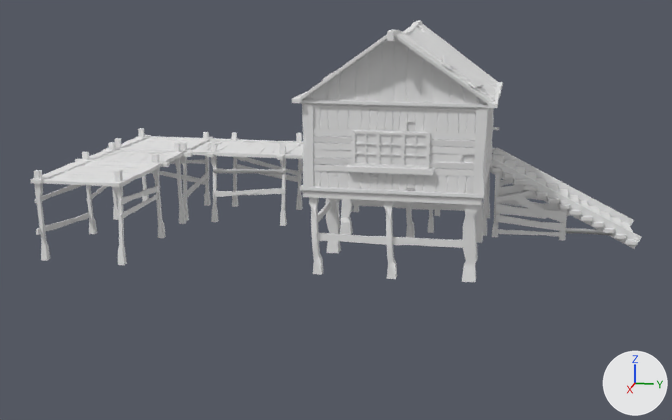
The FBX model Assets/Prefabs/Houses/Wooden_house_1.fbx, before and after one commit.
Camera for both pictures: a camera (50 mm lens) standing at (264.5, 48.6, 69.2) and looking at (24.7, 0.6, 9.3). Lighting does not change. The marker at lower right points along +X, +Y and +Z. Where no turn or scale is listed for an object, it has been applied to the vertices.

The first picture shows 'wooden_first floor_1', 'wooden_foundation_1', 'wooden_ladder_1', 'wooden_pier_1', 'wooden_pier_2', 'wooden_pier_3', 'wooden_pier_4', 'wooden_roof_1'.
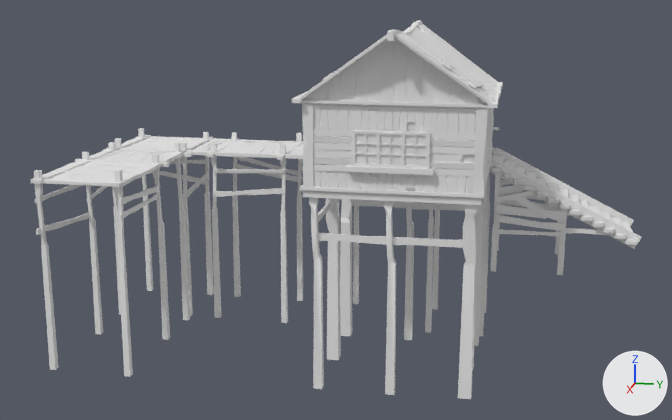
Commit message: mod: wooden_house_1

Pixel boxes [x1, y1, x2, y2] of what changed, in the pictures (672 x 420 px; the box of a moved part takes in the faces that stretch with it):
'wooden_foundation_1', reshaped: before [309, 197, 483, 282]; after [309, 197, 483, 399]
'wooden_pier_2', reshaped (90% taller): before [30, 142, 192, 265]; after [30, 142, 192, 377]
'wooden_ladder_1', reshaped (25% taller): before [489, 147, 641, 249]; after [489, 147, 641, 275]
'wooden_pier_3', reshaped (98% taller): before [186, 132, 353, 228]; after [186, 132, 352, 323]
'wooden_pier_1', reshaped (101% taller): before [106, 128, 213, 221]; after [106, 128, 214, 316]
'wooden_pier_4', reshaped (111% taller): before [341, 147, 495, 236]; after [341, 147, 495, 336]
part 1 of me_cube_330, moved or reshaped: before [353, 206, 490, 236]; after [353, 206, 490, 336]
part 2 of me_cube_425, moved or reshaped: before [313, 222, 483, 282]; after [313, 222, 482, 399]
part 3 of me_plane_050, moved or reshaped: before [204, 194, 211, 206]; after [204, 194, 214, 295]
part 4 of me_plane_050, moved or reshaped: before [185, 209, 189, 221]; after [185, 209, 193, 316]
part 5 of me_plane_050, moved or reshaped: before [142, 195, 149, 202]; after [143, 195, 153, 291]
part 6 of me_cube_421, moved or reshaped: before [296, 198, 353, 212]; after [297, 198, 352, 301]
part 7 of me_cube_421, moved or reshaped: before [280, 213, 340, 228]; after [280, 213, 340, 323]
part 8 of me_cube_421, moved or reshaped: before [232, 195, 239, 207]; after [232, 195, 241, 297]
part 9 of me_cube_421, moved or reshaped: before [211, 210, 219, 222]; after [212, 210, 222, 318]
part 10 of me_plane_039, moved or reshaped: before [89, 209, 186, 238]; after [89, 209, 190, 340]
part 11 of me_plane_039, moved or reshaped: before [118, 250, 127, 265]; after [118, 250, 133, 377]
part 12 of me_plane_039, moved or reshaped: before [41, 245, 50, 261]; after [41, 246, 59, 370]
part 13 of me_cube_325, moved or reshaped: before [492, 228, 498, 237]; after [491, 228, 498, 272]
part 14 of me_cube_325, moved or reshaped: before [557, 208, 561, 222]; after [555, 208, 561, 254]
part 15 of me_cube_325, moved or reshaped: before [559, 203, 567, 240]; after [557, 203, 567, 275]

Patch to the scene script:
```diff
--- a/Assets/Prefabs/Houses/Wooden_house_1.fbx.py
+++ b/Assets/Prefabs/Houses/Wooden_house_1.fbx.py
@@ me_plane_039 @@
 me_plane_039.from_pydata(...)  # 728 vertices, 1105 faces; spans x 9.9..56.5, y -72.4..-44.2, z 0.0..23.9
+# me_plane_039 part 10: all 16 vertices in x 10.9..29.3, y -69.6..-47.0, z 0.0 are moved by (0.0, 0.0, -30.0)
+# me_plane_039 part 11
+for i in [48, 50, 52, 54]: me_plane_039.vertices[i].co += Vector((0.0, 0.0, -30.0))
+# me_plane_039 part 12
+for i in [120, 122, 124, 126]: me_plane_039.vertices[i].co += Vector((0.0, 0.0, -30.0))
 me_plane_039.materials.append(mat_sailorstories)
@@ me_plane_050 @@
 me_plane_050.from_pydata(...)  # 433 vertices, 654 faces; spans x -15.1..10.8, y -71.8..-46.5, z 0.0..23.9
+# me_plane_050 part 3
+for i in [163, 165, 167, 169]: me_plane_050.vertices[i].co += Vector((0.0, 0.0, -30.0))
+# me_plane_050 part 4
+for i in [191, 193, 195, 197]: me_plane_050.vertices[i].co += Vector((0.0, 0.0, -30.0))
+# me_plane_050 part 5
+for i in [239, 241, 243, 245]: me_plane_050.vertices[i].co += Vector((0.0, 0.0, -30.0))
 me_plane_050.materials.append(mat_sailorstories)
@@ me_cube_325 @@
 me_cube_325.from_pydata(...)  # 756 vertices, 1098 faces; spans x -13.3..10.6, y 40.1..82.0, z -1.7..21.7
+# me_cube_325 part 13
+for i in [388, 390, 392, 394]: me_cube_325.vertices[i].co += Vector((0.0, 0.0, -10.0))
+# me_cube_325 part 14
+for i in [408, 410, 412, 414]: me_cube_325.vertices[i].co += Vector((0.0, 0.0, -10.0))
+# me_cube_325 part 15
+for i in [420, 422, 424, 426]: me_cube_325.vertices[i].co += Vector((0.0, 0.0, -10.0))
 me_cube_325.materials.append(mat_sailorstories)
@@ me_cube_425 @@
 me_cube_425.from_pydata(...)  # 448 vertices, 768 faces; spans x 12.2..53.4, y -0.3..39.7, z 0.0..20.0
+# me_cube_425 part 2: all 32 vertices in x 13.4..53.0, y 0.0..39.7, z 0.0 are moved by (0.0, 0.0, -30.0)
 me_cube_425.materials.append(mat_sailorstories)
@@ me_cube_421 @@
 me_cube_421.from_pydata(...)  # 758 vertices, 1163 faces; spans x -15.5..12.3, y -48.6..-1.1, z 0.0..23.9
+# me_cube_421 part 6
+for i in [97, 99, 101, 103, 121, 123, 125, 127]: me_cube_421.vertices[i].co += Vector((0.0, 0.0, -30.0))
+# me_cube_421 part 7
+for i in [145, 147, 149, 151, 169, 171, 173, 175]: me_cube_421.vertices[i].co += Vector((0.0, 0.0, -30.0))
+# me_cube_421 part 8
+for i in [193, 195, 197, 199]: me_cube_421.vertices[i].co += Vector((0.0, 0.0, -30.0))
+# me_cube_421 part 9
+for i in [221, 223, 225, 227]: me_cube_421.vertices[i].co += Vector((0.0, 0.0, -30.0))
 me_cube_421.materials.append(mat_sailorstories)
@@ me_cube_330 @@
 me_cube_330.from_pydata(...)  # 569 vertices, 851 faces; spans x -15.1..12.3, y -2.3..41.3, z 0.0..21.1
+# me_cube_330 part 1: all 24 vertices in x -12.7..9.0, y -1.1..40.6, z 0.0 are moved by (0.0, 0.0, -30.0)
 me_cube_330.materials.append(mat_sailorstories)
```
